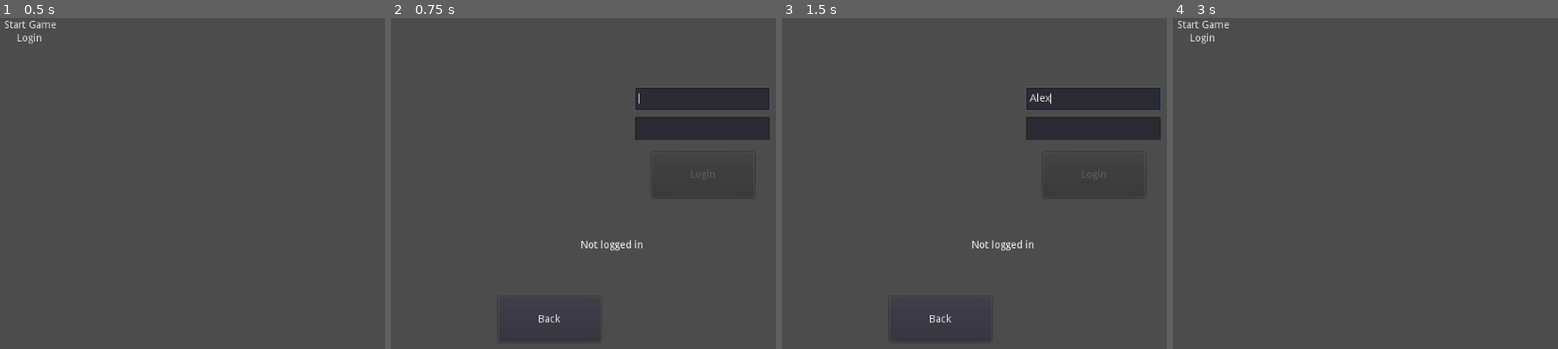
Above: before the commit, frames 1-4 (left to right).
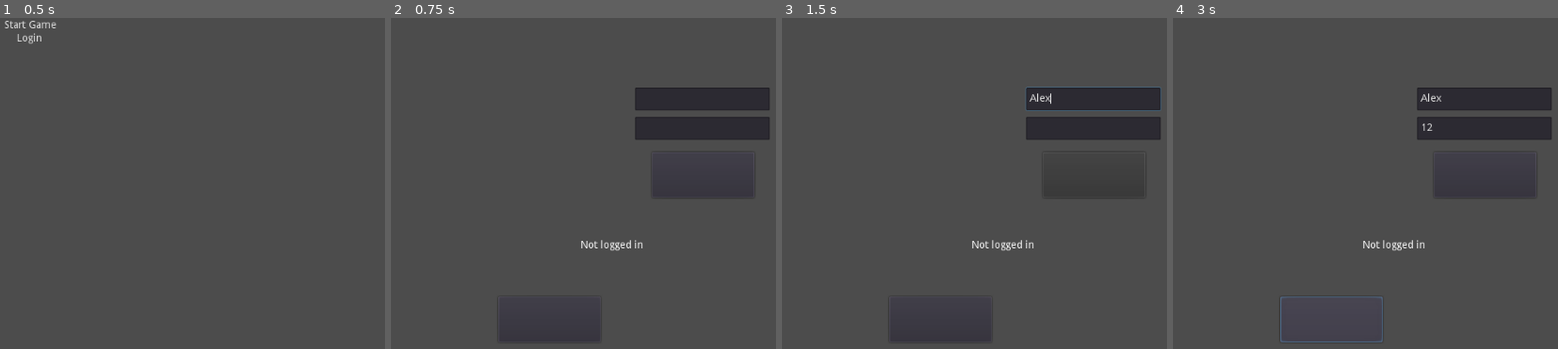
Above: after the commit, the same moments.

Repository: alexsimonson/godot-adventure
Game: Godot game, scene res://Brain.tscn
Same seed, same stepped clock (60 frames per second), same inputs: the game is played once before the commit and once after it.
Inputs (mouse positions are in pixels of both pictures, inside the frame that each line leads up to):
- Up to frame 1 (0.5 s): no input
- Up to frame 2 (0.75 s): click "Login" at 0.5 s
- Up to frame 3 (1.5 s): click (1093, 97) at 1.27 s; type "Alex" at 1.35 s
- Up to frame 4 (3 s): click (1484, 127) at 1.5 s; type "12" at 1.58 s; click (1484, 173) at 2 s; click (1330, 319) at 2.75 s

Frame 1 is identical in both runs. In frame 2, 0.3% of the frame differs, in the area x 38-99%, y 20-93%; in frame 3, 0.1%; in frame 4, 5.4%, in the area x 1-99%, y 0-99%.
Error before the commit: Invalid get index 'auth' (on base: 'Nil'). (res://CanvasLayer.gd:50)
Error after the commit: Invalid get index 'username' (on base: 'Viewport'). (res://CanvasLayer.gd:15)

Commit message:
Some small updates.  Working on oop stuff

Diff:
--- a/Basic Tilemap.tscn
+++ b/Basic Tilemap.tscn
@@ -16,6 +16,10 @@
 0/tile_mode = 0
 0/occluder_offset = Vector2( 0, 0 )
 0/navigation_offset = Vector2( 0, 0 )
+0/shape_offset = Vector2( 0, 0 )
+0/shape_transform = Transform2D( 1, 0, 0, 1, 0, 0 )
+0/shape_one_way = false
+0/shape_one_way_margin = 0.0
 0/shapes = [  ]
 0/z_index = 0
 1/name = "stone_wall.png 1"
@@ -26,6 +30,11 @@
 1/tile_mode = 0
 1/occluder_offset = Vector2( 0, 0 )
 1/navigation_offset = Vector2( 0, 0 )
+1/shape_offset = Vector2( 0, 0 )
+1/shape_transform = Transform2D( 1, 0, 0, 1, 0, 0 )
+1/shape = SubResource( 1 )
+1/shape_one_way = false
+1/shape_one_way_margin = 1.0
 1/shapes = [ {
 "autotile_coord": Vector2( 0, 0 ),
 "one_way": false,
@@ -42,6 +51,10 @@
 2/tile_mode = 0
 2/occluder_offset = Vector2( 0, 0 )
 2/navigation_offset = Vector2( 0, 0 )
+2/shape_offset = Vector2( 0, 0 )
+2/shape_transform = Transform2D( 1, 0, 0, 1, 0, 0 )
+2/shape_one_way = false
+2/shape_one_way_margin = 0.0
 2/shapes = [  ]
 2/z_index = 0
 
--- a/Brain.gd
+++ b/Brain.gd
@@ -1,9 +1,11 @@
 extends Node2D
 
-var username = null
+var username = 'hello'
+var loggedIn = false
 
 # Called when the node enters the scene tree for the first time.
 func _ready():
+	print_tree()
 	if(username==null):
 		print('username not set')
 
--- a/CanvasLayer.gd
+++ b/CanvasLayer.gd
@@ -8,10 +8,11 @@
 onready var passInput = passLE.text
 onready var loginRTL = get_node("RichTextLabelLogin")
 onready var loggedIn = _set_logged_in_as(false)
-onready var brain = get_parent()
-
+onready var brain = get_parent().get_parent()
+onready var testingBrain = get_tree().get_root()
 # Called when the node enters the scene tree for the first time.
 func _ready():
+	print(testingBrain.username)
 	_setupInputs()
 	_allow_submission_attempt()
 
@@ -37,7 +38,7 @@
 
 func _on_Button_pressed():
 	if(userInput!='' && passInput!=''):
-		var reqURL = 'http://localhost:4000/godot'
+		var reqURL = 'http://localhost:4000/login'
 		http.request(reqURL + '?username=' + userInput + '&password=' + passInput)
 	else:
 		print('userInput is empty')
@@ -47,7 +48,8 @@
 
 func _on_HTTPRequest_request_completed( result, response_code, headers, body ):
 	var json = JSON.parse(body.get_string_from_utf8())
-	if(json.result.auth):
+	print(json)
+	if(json):
 		print('logged in')
 		brain._set_username('test')
 		_set_logged_in_as(true)
--- a/Item.tscn
+++ b/Item.tscn
@@ -1,13 +1,29 @@
-[gd_scene load_steps=2 format=2]
+[gd_scene load_steps=5 format=2]
 
 [ext_resource path="res://Item.gd" type="Script" id=1]
+[ext_resource path="res://icon.png" type="Texture" id=2]
 
-[node name="Item" type="Node2D"]
+[sub_resource type="CircleShape2D" id=1]
+radius = 121.715
+
+[sub_resource type="CircleShape2D" id=2]
+
+[node name="Item" type="Node2D" groups=[
+"item",
+]]
 script = ExtResource( 1 )
 
 [node name="Sprite" type="Sprite" parent="."]
+texture = ExtResource( 2 )
 
 [node name="RigidBody2D" type="RigidBody2D" parent="."]
-editor/display_folded = true
 
 [node name="CollisionShape2D" type="CollisionShape2D" parent="RigidBody2D"]
+visible = false
+shape = SubResource( 1 )
+
+[node name="Area2D" type="Area2D" parent="."]
+
+[node name="CollisionShape2D" type="CollisionShape2D" parent="Area2D"]
+scale = Vector2( 4, 4 )
+shape = SubResource( 2 )
--- a/KinematicBody2D.gd
+++ b/KinematicBody2D.gd
@@ -9,7 +9,15 @@
 var velocity = Vector2.ZERO
 
 func _ready():
+	$Area2D.connect('body_entered', self, '_test_area')
 	print('player ready')
+
+func _test_area(someArea):
+	if(someArea.is_in_group('item')):
+		print('we could pick this fucking item up')
+	if(someArea.is_in_group('mobs')):
+		print('stay away from mobs, dummy')
+
 
 func get_input():
 	velocity = Vector2()
--- a/MainMenu.tscn
+++ b/MainMenu.tscn
@@ -6,6 +6,9 @@
 anchor_right = 1.0
 anchor_bottom = 1.0
 script = ExtResource( 1 )
+__meta__ = {
+"_edit_use_anchors_": false
+}
 
 [node name="StartGameButton" type="MenuButton" parent="."]
 margin_right = 12.0
--- a/Mob.gd
+++ b/Mob.gd
@@ -17,3 +17,6 @@
 	if collision:
 		velocity = velocity.bounce(collision.normal).rotated(rand_range(-PI/4, PI/4))
 	rotation = velocity.angle()
+
+func test_fire():
+	print('testing the fire baby')
--- a/PlayerUpdate.tscn
+++ b/PlayerUpdate.tscn
@@ -1,8 +1,10 @@
-[gd_scene load_steps=5 format=2]
+[gd_scene load_steps=6 format=2]
 
 [ext_resource path="res://KinematicBody2D.gd" type="Script" id=1]
 [ext_resource path="res://Gun.tscn" type="PackedScene" id=2]
 [ext_resource path="res://main guy 2.png" type="Texture" id=3]
+
+[sub_resource type="CircleShape2D" id=2]
 
 [sub_resource type="CapsuleShape2D" id=1]
 radius = 18.1446
@@ -17,7 +19,14 @@
 rotation = -0.0370123
 script = ExtResource( 1 )
 
-[node name="CollisionShape2D" type="CollisionShape2D" parent="KinematicBody2D" groups=[
+[node name="Area2D" type="Area2D" parent="KinematicBody2D"]
+position = Vector2( 0, -2.38419e-07 )
+
+[node name="CollectRadius" type="CollisionShape2D" parent="KinematicBody2D/Area2D"]
+scale = Vector2( 4, 4 )
+shape = SubResource( 2 )
+
+[node name="PlayerCollider" type="CollisionShape2D" parent="KinematicBody2D" groups=[
 "player",
 ]]
 position = Vector2( -1.32868, 0.664335 )
--- a/TestingScene.tscn
+++ b/TestingScene.tscn
@@ -1,10 +1,11 @@
-[gd_scene load_steps=6 format=2]
+[gd_scene load_steps=7 format=2]
 
 [ext_resource path="res://Basic Tilemap.tscn" type="PackedScene" id=1]
 [ext_resource path="res://Mob.tscn" type="PackedScene" id=2]
 [ext_resource path="res://TimerExample.tscn" type="PackedScene" id=3]
 [ext_resource path="res://PlayerUpdate.tscn" type="PackedScene" id=4]
 [ext_resource path="res://Weapon.tscn" type="PackedScene" id=5]
+[ext_resource path="res://Item.tscn" type="PackedScene" id=6]
 
 [node name="TestingScene" type="Node2D"]
 
@@ -19,3 +20,6 @@
 [node name="PlayerUpdate" parent="." instance=ExtResource( 4 )]
 
 [node name="Weapon" parent="." instance=ExtResource( 5 )]
+
+[node name="Item" parent="." instance=ExtResource( 6 )]
+position = Vector2( -137.971, -73.7923 )
--- a/nodeTest.tscn
+++ b/nodeTest.tscn
@@ -40,7 +40,6 @@
 margin_top = 379.842
 margin_right = 284.526
 margin_bottom = 441.842
-
 [connection signal="request_completed" from="CanvasLayer/HTTPRequest" to="CanvasLayer" method="_on_HTTPRequest_request_completed"]
 [connection signal="text_changed" from="CanvasLayer/LineEditUser" to="CanvasLayer" method="_on_LineEditUser_text_changed"]
 [connection signal="text_changed" from="CanvasLayer/LineEditPass" to="CanvasLayer" method="_on_LineEditPass_text_changed"]
